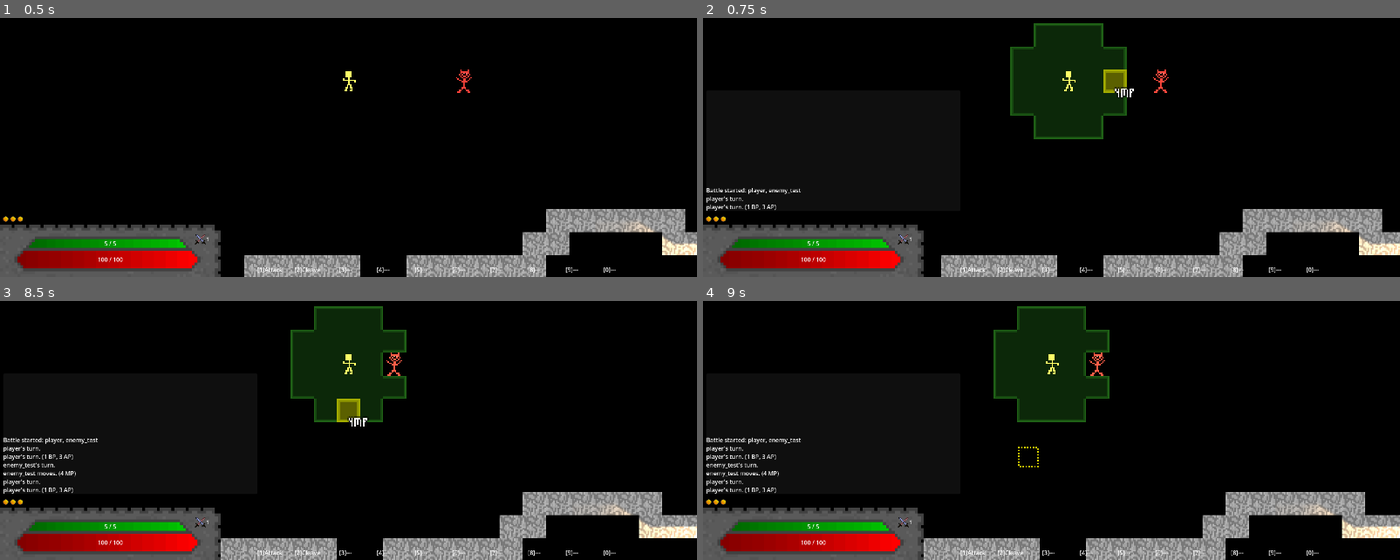
Above: before the commit, frames 1-4 (two rows, left to right).
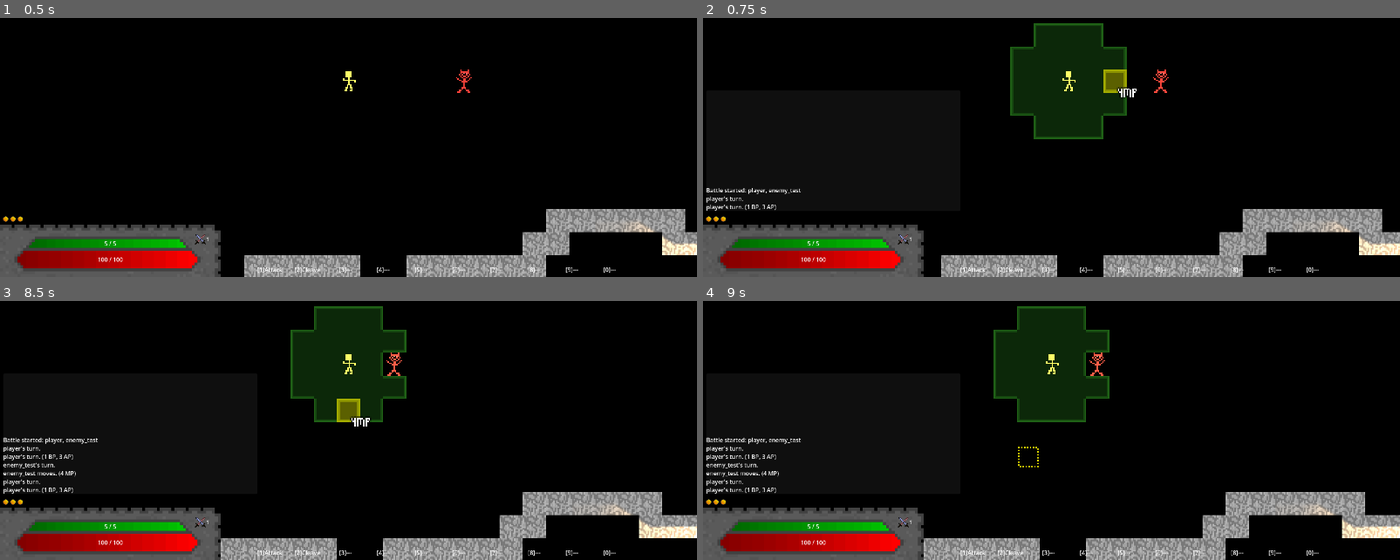
Above: after the commit, the same moments.

Repository: E-Rodowicz/Project-Fantasy
Game: Godot game, scene res://scenes/levels/world.tscn
Two runs of this game, one before a commit and one after it. Both use one fixed random seed, a clock stepped at 60 frames per second and the inputs below.
Inputs:
- Up to frame 1 (0.5 s): no input
- Up to frame 2 (0.75 s): tap Enter at 0.5 s; hold Right (ui_right) from 0.53 s (still down); tap 0 (ability_0) at 0.6 s
- Up to frame 3 (8.5 s): release Right (ui_right) at 1.28 s; hold Down (ui_down) 1.28-2.03 s; tap 1 (ability_1) at 1.35 s; hold Right (ui_right) 2.03-2.78 s; tap 2 (ability_2) at 2.1 s; hold Up (ui_up) 2.78-3.53 s; tap 3 (ability_3) at 2.85 s; hold Left (ui_left) 3.53-5.03 s; tap 4 (ability_4) at 3.6 s; tap Space (precise_move) at 4.25, 5.75, 7.25 s; tap 5 (ability_5) at 4.35 s; tap Enter at 5, 6.5 s; hold Down (ui_down) 5.03-5.78 s; tap 6 (ability_6) at 5.1 s; hold Right (ui_right) 5.78-6.53 s; tap 7 (ability_7) at 5.85 s; hold Up (ui_up) 6.53-7.28 s; tap 8 (ability_8) at 6.6 s; hold Right (ui_right) 7.28-8.03 s; tap 9 (ability_9) at 7.35 s; hold Down (ui_down) from 8.03 s (still down); tap G (end_turn) at 8.1 s
- Up to frame 4 (9 s): release Down (ui_down) at 8.78 s; hold Left (ui_left) from 8.78 s (still down); tap E (interact) at 8.85 s

Frame 1 is identical in both runs. In frame 2, less than 0.1% of the frame differs, in the area x 58-63%, y 26-31%; in frame 3, less than 0.1%; in frame 4, nothing differs.

Commit message:
Hit Chance Text
Floating hit chance text over enemies added.

Diff:
--- a/scripts/autoloaders/AbilityDB.gd
+++ b/scripts/autoloaders/AbilityDB.gd
@@ -11,6 +11,7 @@
 		"targeting": "direction",
 		"range": 3,
 		"damage_percent": 0.66,
+		"hit_modifier": -0.1,
 		"dismember_one_hand": 0.025,
 		"dismember_two_hand": 0.05,
 		"description": "Attacks in a horizontal line of 4 tiles for 50% damage. Small chance to insta-kill each target."
--- a/scripts/combat/abilities/base_ability.gd
+++ b/scripts/combat/abilities/base_ability.gd
@@ -37,3 +37,9 @@
 		return randi_range(result["min"], result["max"])
 	else:
 		return randi_range(caster.stats.base_damage_min, caster.stats.base_damage_max)
+
+func get_hit_modifier() -> float:
+	return data.get("hit_modifier", 0.0)
+
+func get_hit_chance(target: Node) -> float:
+	return CombatantStats.hit_chance_for(target, get_hit_modifier())
--- a/scripts/combat/abilities/cleave.gd
+++ b/scripts/combat/abilities/cleave.gd
@@ -43,6 +43,10 @@
 		var target: Node = combatant_on_tile(tile, all_combatants, world_layer)
 		if target == null or target == caster:
 			continue
+		var hit_chance: float = get_hit_chance(target)
+		if randf() >= hit_chance:
+			CombatLog.add(target.name + " dodges " + caster.name + "'s cleave!")
+			continue
 
 		# Dismember check.
 		if randf() < dismember_chance:
--- a/scripts/combat/combatant_stats.gd
+++ b/scripts/combat/combatant_stats.gd
@@ -54,3 +54,12 @@
 
 func get_hit_chance(target_dodge: float) -> float:
 	return 1.0 - target_dodge
+
+static func dodge_chance_for(target: Node) -> float:
+	if target.is_in_group("player"):
+		return 0.05 * PlayerData.dexterity
+	return target.stats.get_dodge_chance()
+
+static func hit_chance_for(target: Node, hit_modifier: float = 0.0) -> float:
+	var base: float = 1.0 - dodge_chance_for(target)
+	return clampf(base + hit_modifier, 0.0, 1.0)
--- a/scripts/combat/combatant_turn.gd
+++ b/scripts/combat/combatant_turn.gd
@@ -216,6 +216,7 @@
 		mp_label.visible = true
 	else:
 		mp_label.visible = false
+	_update_hit_labels()
 
 	# Hit label belongs to ATTACK mode, on an enemy.
 	if mode == Mode.ATTACK and _tile_has_combatant(cursor_tile):
@@ -286,6 +287,7 @@
 		if best_direction != Vector2i.ZERO:
 			ability_direction = best_direction
 			_build_ability_tiles()
+	_update_floating_labels()
 
 func _handle_ability_input() -> void:
 	if active_ability.get("targeting") == "direction":
@@ -323,6 +325,7 @@
 	overlay.clear_all()
 	for tile in ability_tiles:
 		overlay.paint_bright_green(tile)
+	_update_floating_labels()
 
 func _build_ability_tiles() -> void:
 	ability_tiles = ability_instance.get_target_tiles(player_tile, ability_direction, world_layer)
@@ -332,6 +335,7 @@
 			overlay.paint_purple(tile)
 		else:
 			overlay.paint_yellow(tile)
+	_update_floating_labels()
 
 func _execute_ability() -> void:
 	var cost: Dictionary = active_ability.get("cost", {})
@@ -568,6 +572,7 @@
 		overlay.paint_final_waypoint(waypoints.back())
 	# Paint the cursor tile on top with the right colour.
 	_paint_cursor()
+	_update_floating_labels()
 	# Show MP cost when hobering over a reachable tile.
 	if reachable.has(cursor_tile) and cursor_tile != player_tile:
 		var total_cost: int = path_cost + reachable[cursor_tile]
@@ -713,10 +718,8 @@
 		return randi_range(combatant.stats.base_damage_min, combatant.stats.base_damage_max)
 
 func _try_attack(target: Node) -> void:
-	var dodge_chance: float = _get_dodge_chance(target)
-
-	var hit_roll: float = randf()
-	if hit_roll < dodge_chance:
+	var hit_chance: float = CombatantStats.hit_chance_for(target, 0.0)
+	if randf() >= hit_chance:
 		CombatLog.add(combatant.name + " attacks " + target.name + " but misses!")
 		return
 
@@ -761,14 +764,11 @@
 func _redraw_attack() -> void:
 	if has_target:
 		overlay.paint_bright_green(attack_target)
-		return
-	if cursor_tile == player_tile:
-		return
-	# Only the cursor tile is highlighted: purple if an enemy is there, red if empty.
-	if _tile_has_combatant(cursor_tile):
-		overlay.paint_purple(cursor_tile)
-	else:
-		overlay.paint_yellow(cursor_tile)
+	elif cursor_tile != player_tile:
+		if _tile_has_combatant(cursor_tile):
+			overlay.paint_purple(cursor_tile)
+		else:
+			overlay.paint_yellow(cursor_tile)
 	_update_floating_labels()
 
 func end_turn() -> void:
@@ -910,3 +910,33 @@
 	if target.is_in_group("player"):
 		return 0.05 * PlayerData.dexterity
 	return target.stats.get_dodge_chance()
+
+func _targeted_enemy_tiles() -> Array:
+	var result: Array = []
+	if mode == Mode.ATTACK:
+		if _tile_has_combatant(cursor_tile):
+			result.append(cursor_tile)
+	elif mode == Mode.ABILITY:
+		for tile in ability_tiles:
+			if _tile_has_combatant(tile):
+				result.append(tile)
+	return result
+
+func _hit_chance_against(target: Node) -> float:
+	if mode == Mode.ABILITY and ability_instance != null:
+		return ability_instance.get_hit_chance(target)
+	return CombatantStats.hit_chance_for(target, 0.0)
+
+func _update_hit_labels() -> void:
+	var tiles: Array = _targeted_enemy_tiles()
+	while hit_labels.size() < tiles.size():
+		hit_labels.append(_create_floating_label())
+	for i in range(hit_labels.size()):
+		if i < tiles.size():
+			var target: Node = _combatant_on_tile(tiles[i])
+			var hit_chance: float = _hit_chance_against(target)
+			hit_labels[i].text = str(roundi(hit_chance * 100)) + "%"
+			hit_labels[i].position = world_layer.map_to_local(tiles[i]) + Vector2(6, -10)
+			hit_labels[i].visible = true
+		else:
+			hit_labels[i].visible = false
